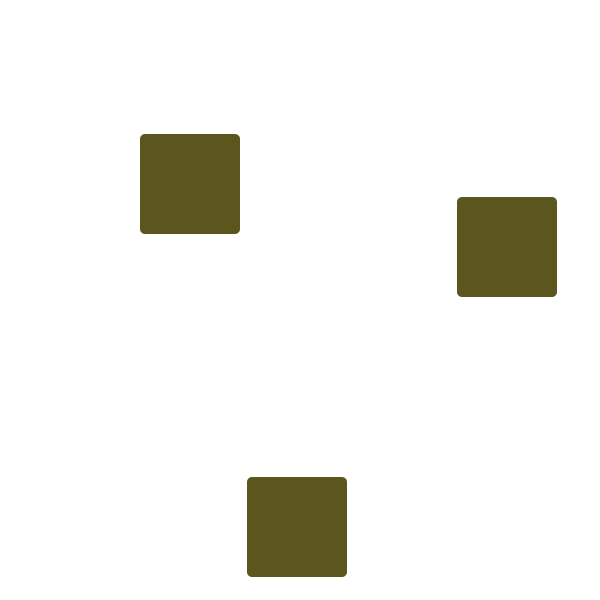
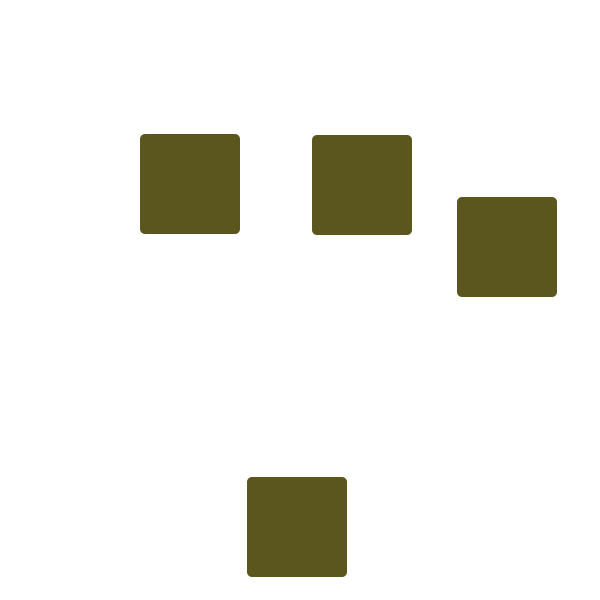
Layers edited between the first and the second w=600, h=600 image:
added layer "Rounded Rectangle 4" above "Rounded Rectangle 3" over [312, 135, 412, 235]
